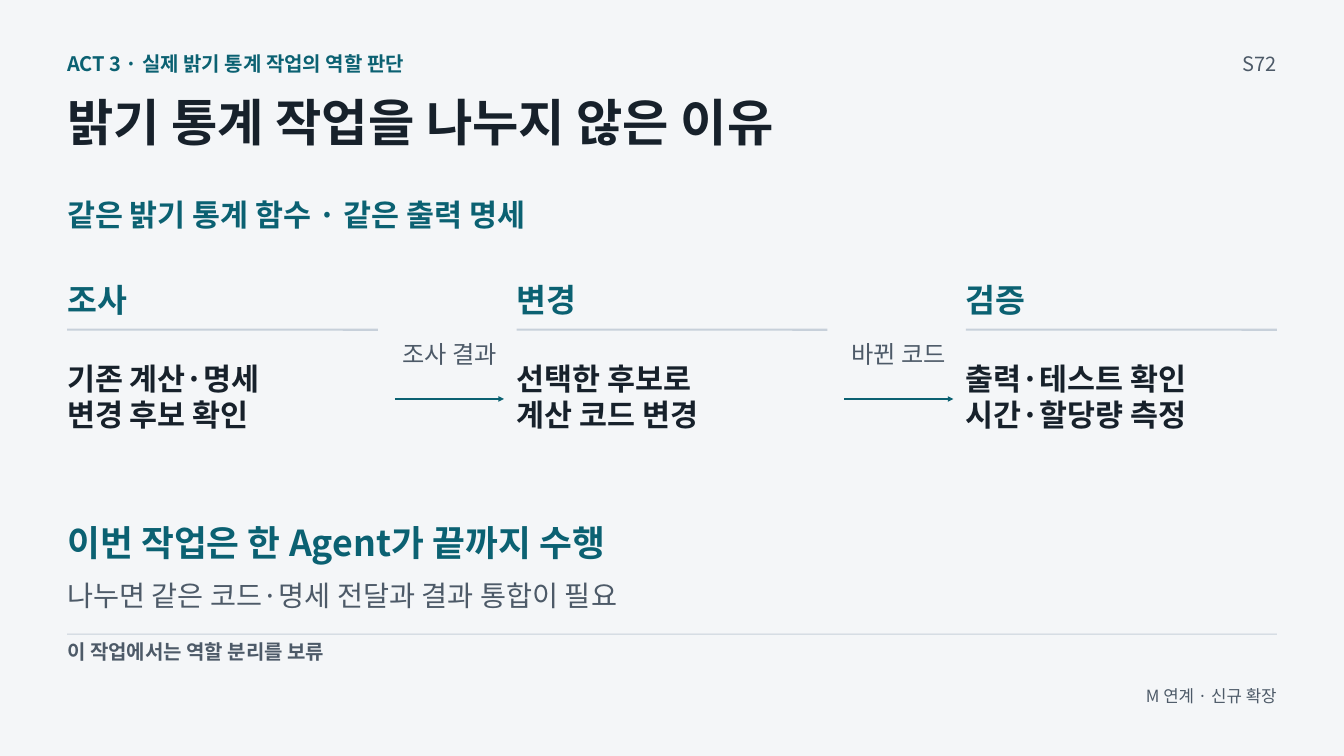
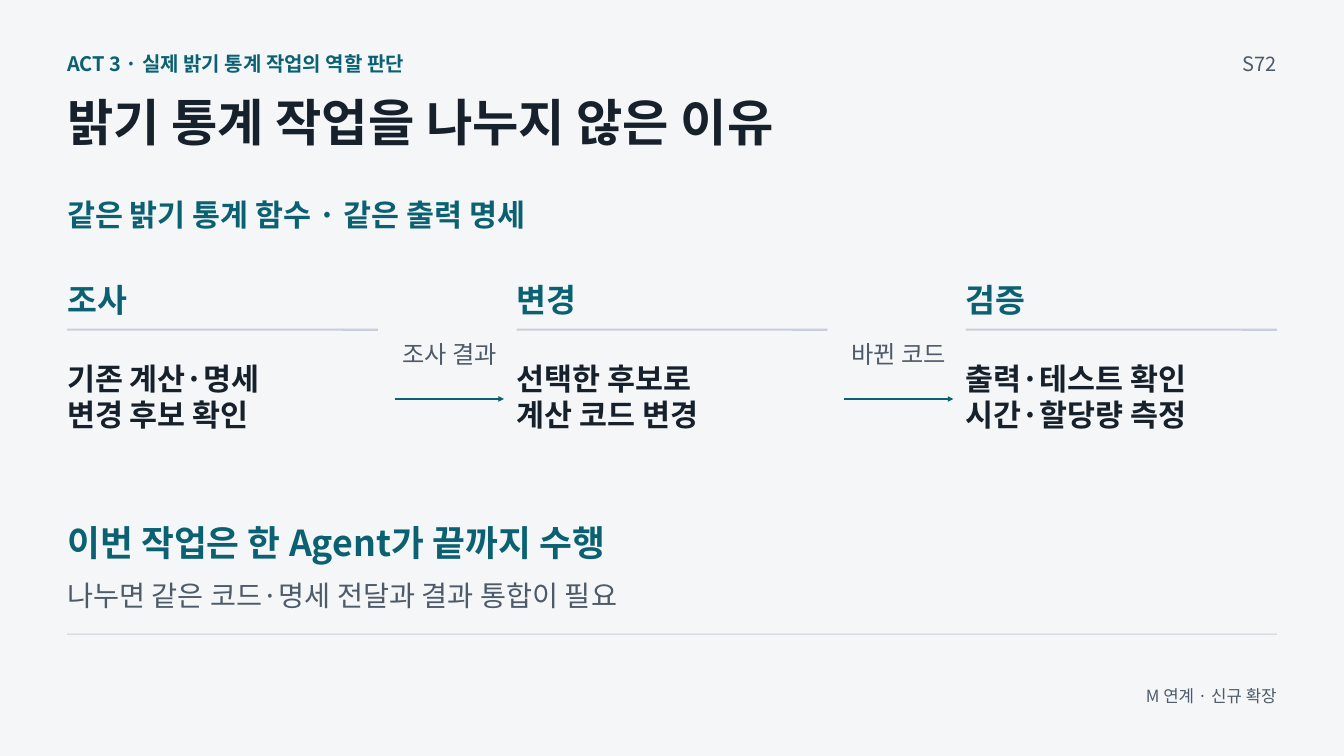
Before and after one commit to GideokKim/ai-dev-training, a slide deck: slide 13 of production/ACT_3.pptx. Drawn at 1344x756 pixels with LibreOffice and Linux fonts; fonts in the diff are those of the drawing. Boxes give left, top, right and bottom in pixels: in the first picture for what was removed or moved away, otherwise in the second. Text is boxed around its words. In the diff, an @@ line names an element or a change of style, - is before the commit and + after.

```diff
--- a/production/ACT_3.pptx
+++ b/production/ACT_3.pptx
@@ text removed at (x1=67, y1=642, x2=324, y2=661) @@
-이 작업에서는 역할 분리를 보류
```
Also in this commit, not shown: 1 other slide changed, 21 other files.
